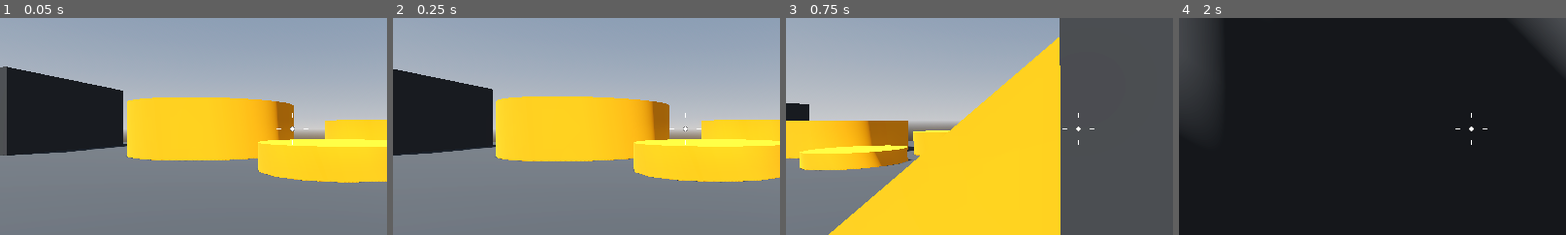
Above: before the commit, frames 1-4 (left to right).
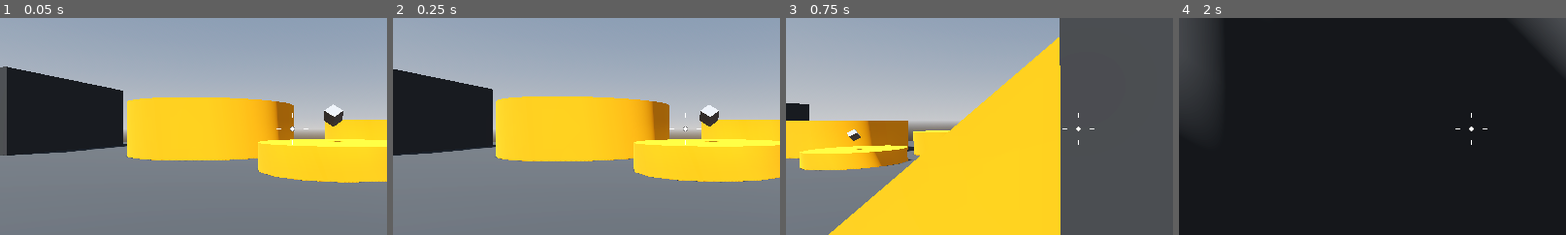
Above: after the commit, the same moments.

Repository: SugarF0x/robage-3d
Game: Godot game, scene res://Levels/sandbox.tscn
The game is run twice, just before and just after one commit, with the same random seed, the same clock (stepped at 60 frames per second) and the same inputs.
Inputs (mouse positions are % of the whole screen's width and height, from its top left):
- Up to frame 1 (0.05 s): no input
- Up to frame 2 (0.25 s): no input
- Up to frame 3 (0.75 s): tap Enter at 0.5 s; move the mouse to (49, 52) at 0.52 s; press the mouse at (49, 52) at 0.53 s; hold W (move_forward) from 0.53 s (still down)
- Up to frame 4 (2 s): keep holding W (move_forward); tap Space (jump) at 0.77, 1.52 s; move the mouse to (57, 51) at 1.27 s; release the mouse at (57, 51) at 1.28 s; tap Mouse wheel down (scroll_down) at 1.35 s
The pictures show only the part of the screen within x 12-62%, y 24-74%; the shares and areas given below are measured in that part.

The runs differ from the first frame. In frame 1, 0.4% of the frame differs, in the area x 83-89%, y 39-58%; in frame 2, 0.4%; in frame 3, 0.1%; in frame 4, nothing differs.

Commit message:
add ammo pickups

Diff:
--- a/Levels/sandbox.tscn
+++ b/Levels/sandbox.tscn
@@ -1,10 +1,11 @@
-[gd_scene load_steps=10 format=3 uid="uid://b2t8cplp6prl2"]
+[gd_scene load_steps=11 format=3 uid="uid://b2t8cplp6prl2"]
 
 [ext_resource type="Material" uid="uid://bfcw0tn2f76sy" path="res://Levels/Materials/GrayMaterial.tres" id="1_78o21"]
 [ext_resource type="PackedScene" uid="uid://1dm7xquufcns" path="res://Player/player.tscn" id="1_n1wis"]
 [ext_resource type="PackedScene" uid="uid://8x2kpqs6jj4c" path="res://Enemy/enemy.tscn" id="2_sttig"]
 [ext_resource type="Material" uid="uid://dcg5gp2j82fvr" path="res://Levels/Materials/OrangeMaterial.tres" id="3_0rd03"]
 [ext_resource type="Script" path="res://Levels/EnemyManager.gd" id="4_8fjes"]
+[ext_resource type="PackedScene" uid="uid://dxa0o4d02tfy0" path="res://PickUps/pick_up.tscn" id="6_m6ula"]
 
 [sub_resource type="ProceduralSkyMaterial" id="ProceduralSkyMaterial_2t2of"]
 sky_horizon_color = Color(0.64625, 0.65575, 0.67075, 1)
@@ -223,3 +224,6 @@
 transform = Transform3D(1, 0, 0, 0, 1, 0, 0, 0, 1, 17.1462, 1, 11.0832)
 
 [node name="Enemies" type="Node3D" parent="EnemyManager"]
+
+[node name="PickUp" parent="." instance=ExtResource("6_m6ula")]
+transform = Transform3D(1, 0, 0, 0, 1, 0, 0, 0, 1, -0.902316, 2, 10.7256)
--- /dev/null
+++ b/PickUps/pick_up.gd
@@ -0,0 +1,13 @@
+extends Area3D
+
+
+@export var ammo_type := AmmoPouch.AmmoType.SMALL
+@export var amount := 20
+
+
+func pick_up(player: Player):
+	player.add_ammo(ammo_type, amount)
+	queue_free()
+
+
+func _on_body_entered(body: Node3D) -> void: if body is Player: pick_up(body)
--- /dev/null
+++ b/PickUps/pick_up.tscn
@@ -0,0 +1,21 @@
+[gd_scene load_steps=4 format=3 uid="uid://dxa0o4d02tfy0"]
+
+[ext_resource type="Script" path="res://PickUps/pick_up.gd" id="1_6uw0w"]
+
+[sub_resource type="BoxMesh" id="BoxMesh_nnedg"]
+size = Vector3(0.5, 0.5, 0.5)
+
+[sub_resource type="SphereShape3D" id="SphereShape3D_b17wy"]
+radius = 1.0
+
+[node name="PickUp" type="Area3D"]
+script = ExtResource("1_6uw0w")
+
+[node name="AmmoMesh" type="MeshInstance3D" parent="."]
+transform = Transform3D(0.707107, -0.707107, 0, 0.5, 0.5, -0.707107, 0.5, 0.5, 0.707107, 0, 0, 0)
+mesh = SubResource("BoxMesh_nnedg")
+
+[node name="CollisionShape3D" type="CollisionShape3D" parent="."]
+shape = SubResource("SphereShape3D_b17wy")
+
+[connection signal="body_entered" from="." to="." method="_on_body_entered"]
--- a/Player/AmmoPouch.gd
+++ b/Player/AmmoPouch.gd
@@ -33,6 +33,10 @@
 	update_ammo_label()
 	return true
 
+func add(type: AmmoType, amount: int) -> void:
+	ammo_storage[type] += amount
+	update_ammo_label()
+
 func update_ammo_label() -> void:
 	if not active_ammo_type is AmmoType or not weapon_ammo_label: return
 	weapon_ammo_label.text = str(ammo_storage[active_ammo_type])
--- a/Player/player.gd
+++ b/Player/player.gd
@@ -13,6 +13,7 @@
 @onready var player_health_label: Label = %PlayerHealthLabel
 @onready var damage_animation_player: AnimationPlayer = %DamageAnimationPlayer
 @onready var game_over_menu: GameOverMenu = $CanvasLayer/GameOverMenu
+@onready var ammo_pouch: AmmoPouch = %AmmoPouch
 #endregion
 
 #region Consts
@@ -87,4 +88,6 @@
 		velocity.z = move_toward(velocity.z, 0, SPEED)
 
 func update_health_label(): player_health_label.text = "Health: " + str(health)
+
+func add_ammo(ammo_type: AmmoPouch.AmmoType, amount: int) -> void: ammo_pouch.add(ammo_type, amount)
 #endregion
